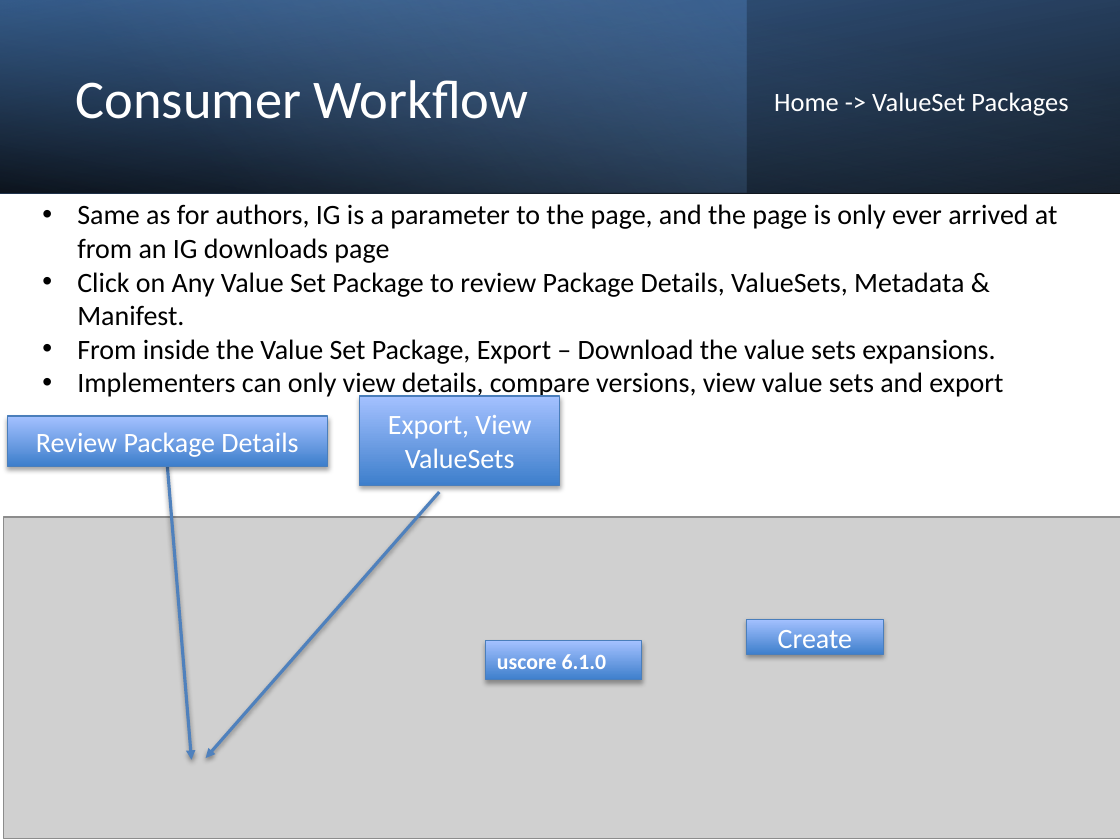
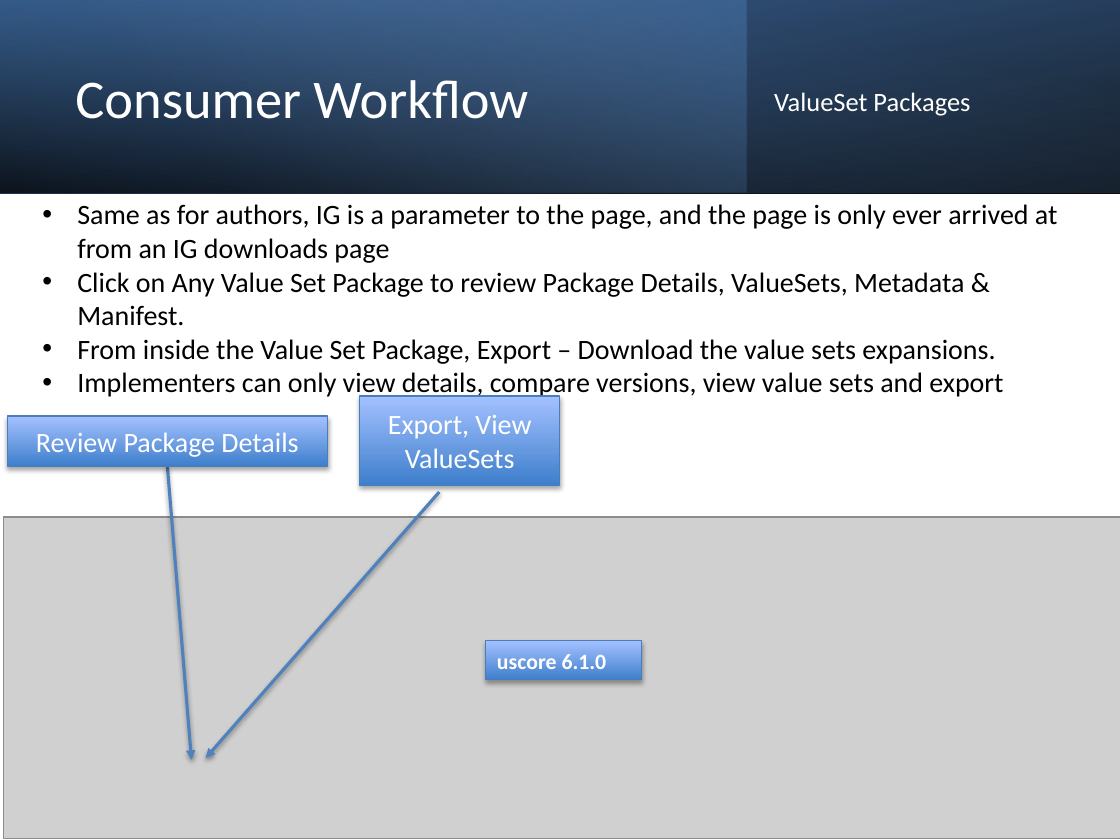
Before and after one commit to DBCG/aphl-vsm, a slide deck: slide 6 of vsp/docs/VSM_UI Proposal.pptx. Drawn at 1120x840 pixels with LibreOffice and Linux fonts; fonts in the diff are those of the drawing; grey boxes stand for pictures. Boxes give left, top, right and bottom in pixels: in the first picture for what was removed or moved away, otherwise in the second. Text is boxed around its words. In the diff, an @@ line names an element or a change of style, - is before the commit and + after.

Commit message:
Updated UI proposal

```diff
--- a/vsp/docs/VSM_UI Proposal.pptx
+++ b/vsp/docs/VSM_UI Proposal.pptx
@@ text at [774, 92, 970, 116]: text changed @@
-Home -> ValueSet Packages
+ValueSet Packages
@@ rectangle removed at [747, 619, 884, 654] @@
-Create
```
